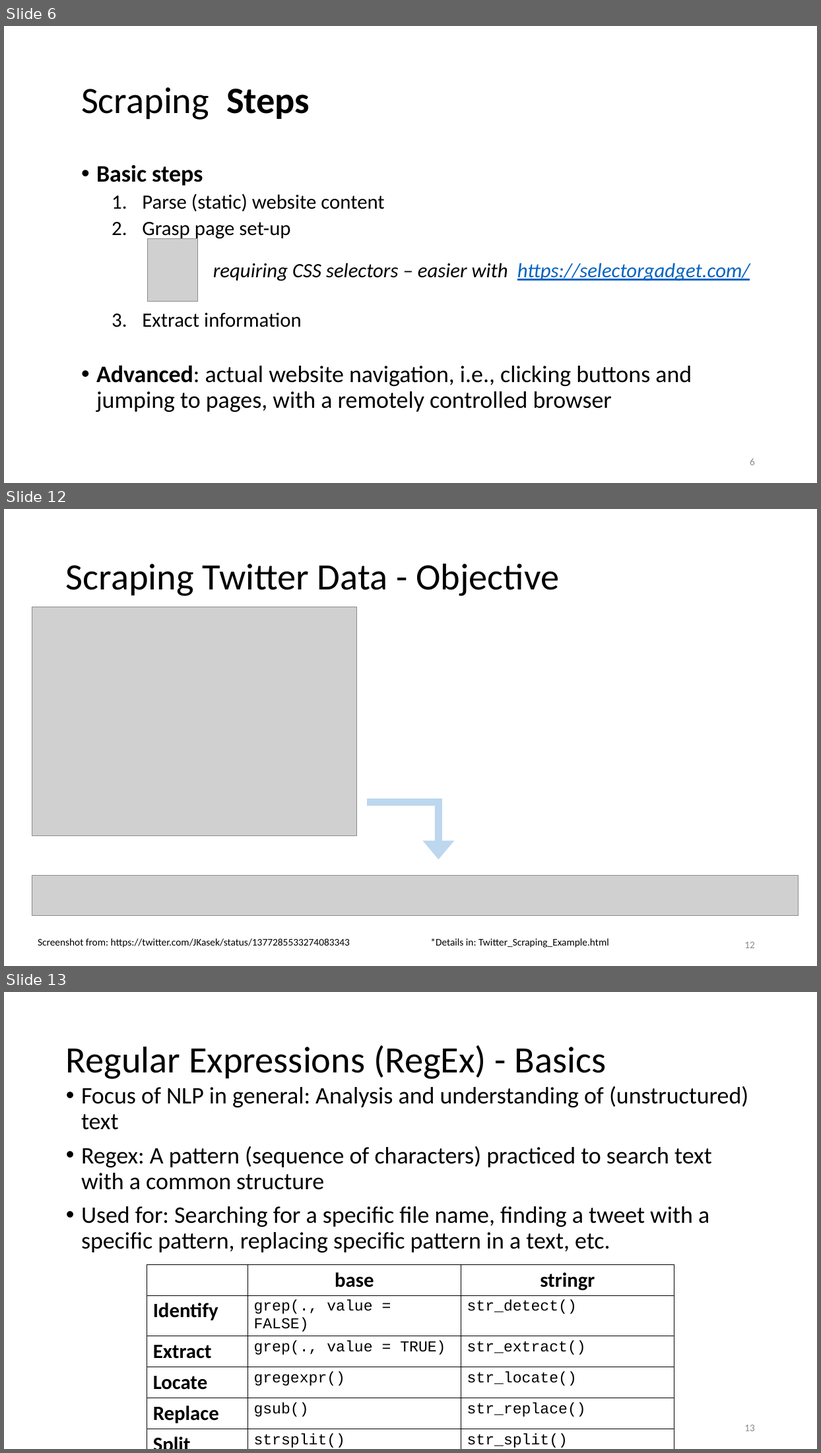
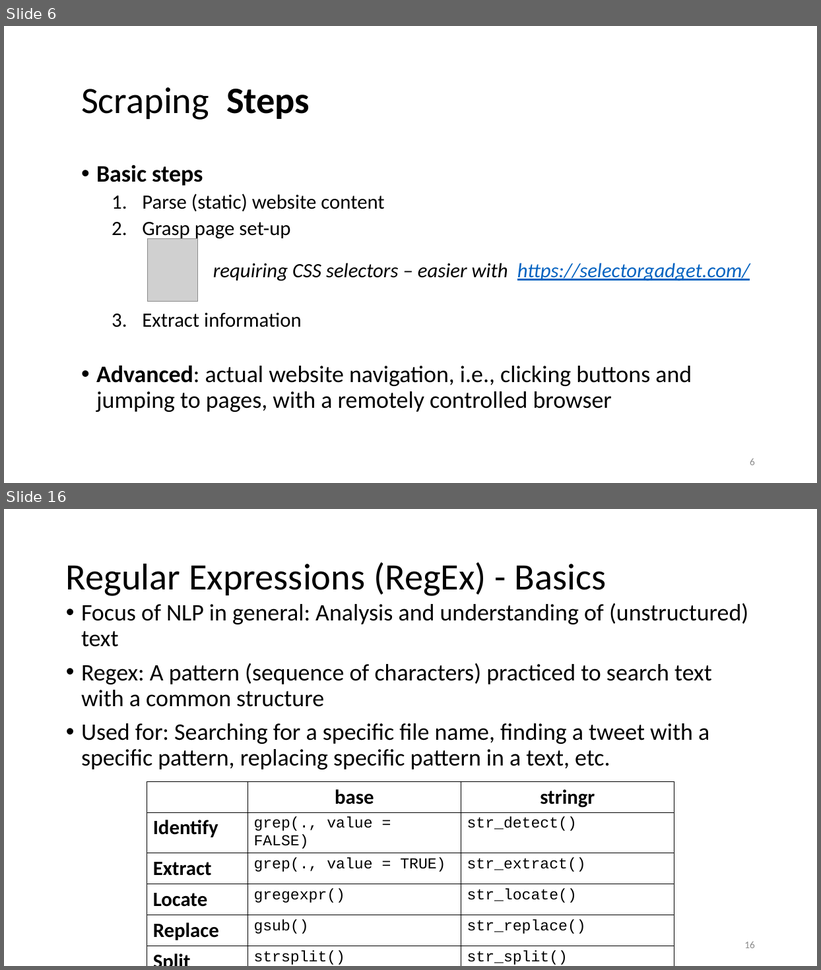
Before and after one commit to lisa-wm/consulting, a slide deck: 5_seminar/Contents_Part_02/Präsentation_Teil2_Lisa.pptx. Shown one above the other, each under a label of ours: slides 6, 12 and 13 before the commit, slides 6 and 16 after it; the slides between them are not shown. The pictures are 821x1453 and 821x970 pixels, drawn with LibreOffice and Linux fonts; fonts in the diff are those of the drawing; grey boxes stand for pictures. Boxes give left, top, right and bottom in pixels: in the first picture for what was removed or moved away, otherwise in the second. Text is boxed around its words. In the diff, an @@ line names an element or a change of style, - is before the commit and + after.

Commit message:
revised twitter demo and part of ppt two

```diff
--- a/5_seminar/Contents_Part_02/Präsentation_Teil2_Lisa.pptx
+++ b/5_seminar/Contents_Part_02/Präsentation_Teil2_Lisa.pptx
@@ slide 12 removed at <box>4,509,817,966</box>, background #FFFFFF @@
@@ title removed at <box>66,563,559,596</box> @@
-Scraping Twitter Data - Objective
@@ picture removed at <box>32,607,356,836</box> @@
@@ bent up arrow removed at <box>368,799,453,859</box> @@
@@ picture removed at <box>32,876,798,916</box> @@
@@ text removed at <box>38,939,350,948</box> @@
-Screenshot from: https://twitter.com/JKasek/status/1377285533274083343
@@ text removed at <box>430,939,609,948</box> @@
-*Details in: Twitter_Scraping_Example.html
@@ page number removed at <box>745,942,755,949</box> @@
-12
@@ what was slide 13 is now slide 16 @@
@@ page number at <box>745,941,755,949</box>: text changed @@
-13
+16
```
Also in this commit, not shown: 6 slides changed, 4 slides added, 5 other files.
